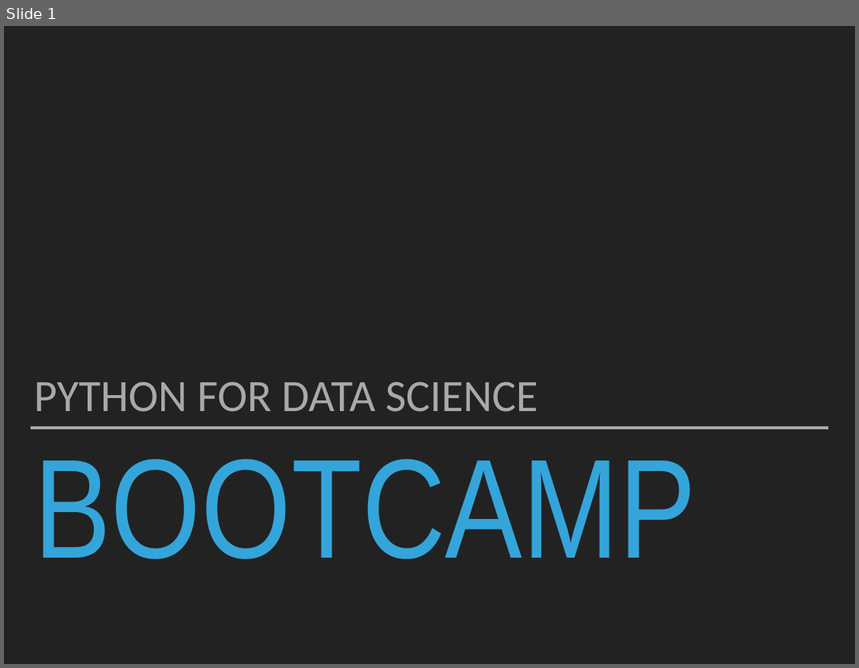
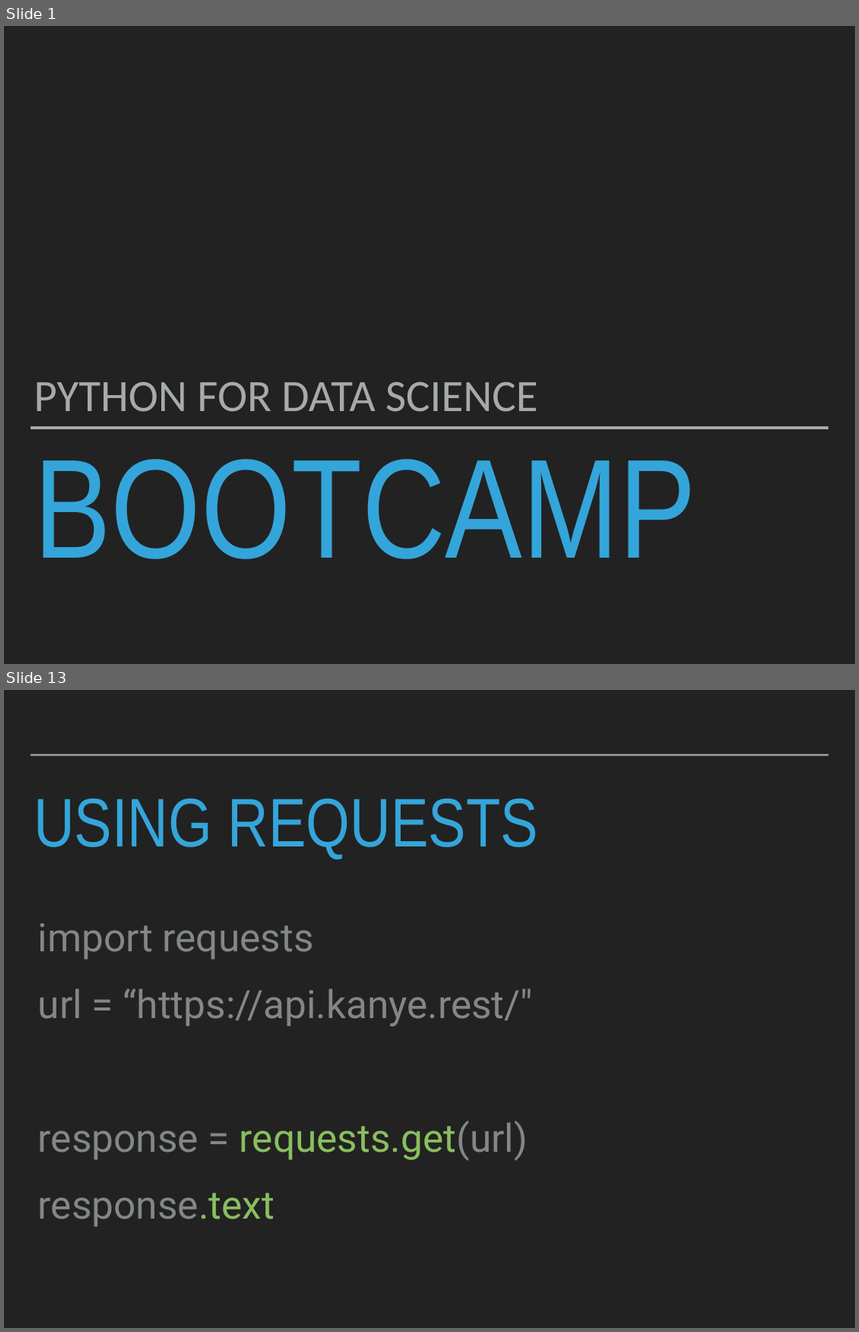
Before and after one commit to robcarrington/python-for-data-science, a slide deck: Session8/Session8_Slides.pptx. Shown one above the other, each under a label of ours: slide 1 before the commit, slides 1 and 13 after it; the slides between them are not shown. The pictures are 859x668 and 859x1332 pixels, drawn with LibreOffice and Linux fonts; fonts in the diff are those of the drawing. Boxes give left, top, right and bottom in pixels: in the first picture for what was removed or moved away, otherwise in the second. Text is boxed around its words. In the diff, an @@ line names an element or a change of style, - is before the commit and + after.

```diff
--- a/Session8/Session8_Slides.pptx
+++ b/Session8/Session8_Slides.pptx
@@ slide 13 added at (4, 690, 855, 1328), background #222222 @@
@@ line added from (31, 755) to (829, 755), #A6AAA9 2 pt @@
@@ title added at (34, 798, 538, 859), 82.8 pt, text #34A5DA @@
+USING REQUESTS
@@ text added at (38, 923, 534, 1227), 47 pt, text #838787 @@
+import requests
+url = “https://api.kanye.rest/"
+response = requests.get(url)
+response.text
```
Also in this commit, not shown: 31 other slides added.
